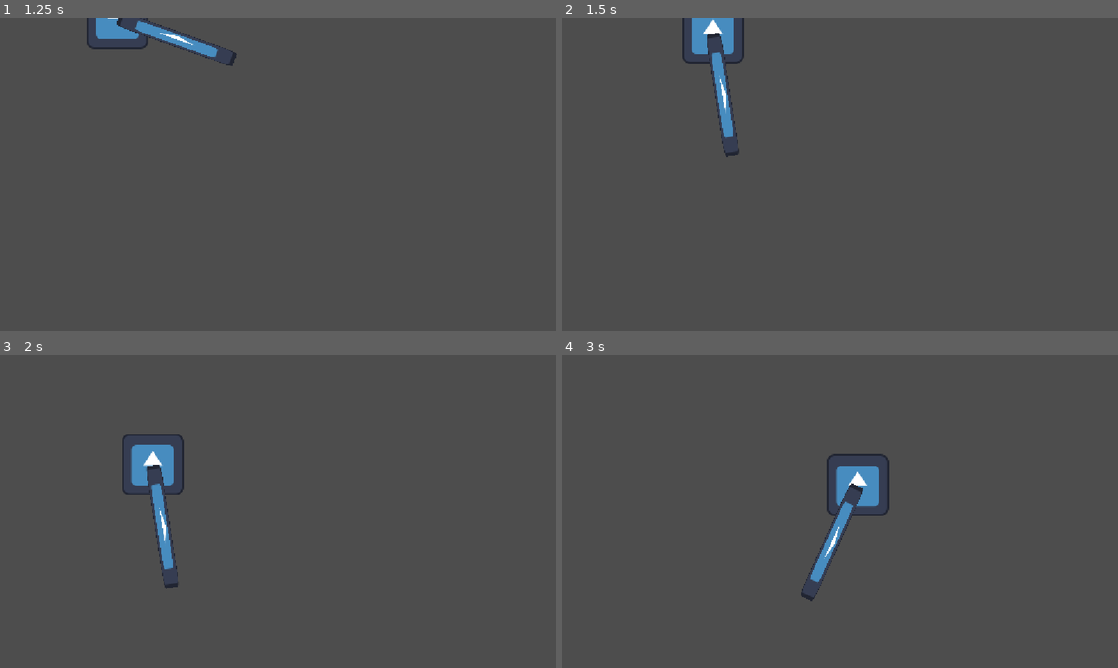
Above: before the commit, frames 1-4 (two rows, left to right).
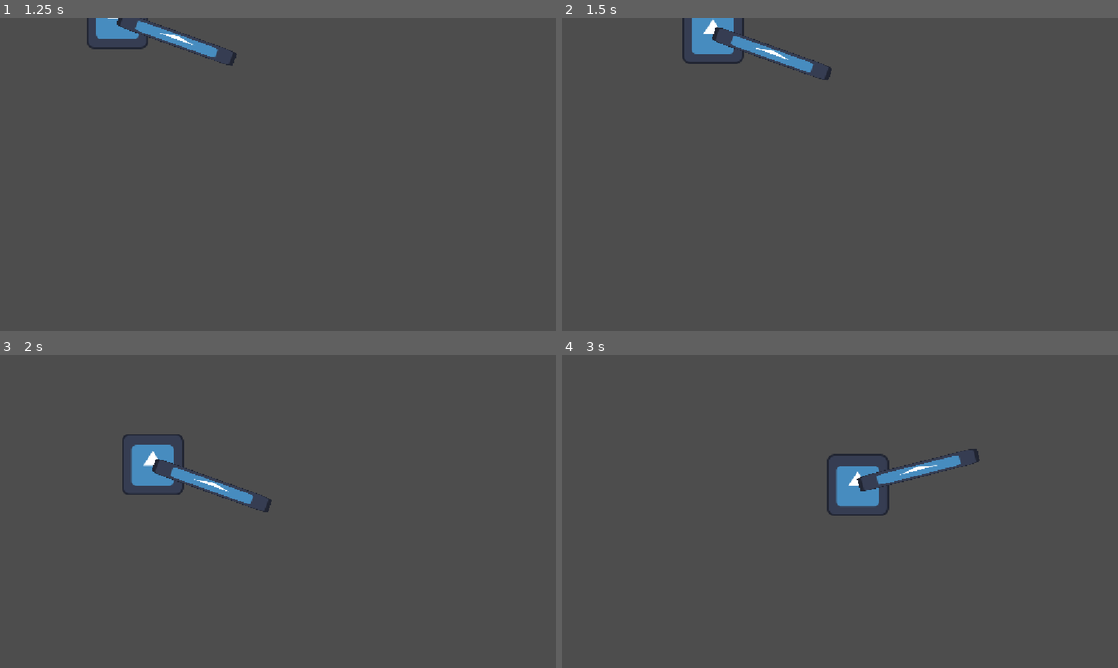
Above: after the commit, the same moments.

Repository: CplCanuck/mru-hacks-2026
Game: Godot game, scene res://assets/objects/player.tscn
The game is run twice, just before and just after one commit, with the same random seed, the same clock (stepped at 60 frames per second) and the same inputs. This scene is started directly instead of the project's main scene. The engine's default icon, where the game draws it, is replaced by a stand-in: a white triangle on a blue panel in a dark square.
Inputs (mouse positions are in pixels of both pictures, inside the frame that each line leads up to):
- Up to frame 1 (1.25 s): tap Enter at 0.5 s; move the mouse to (400, 158) at 0.52 s; hold D (right) from 0.53 s (still down); click (400, 158) at 0.6 s
- Up to frame 2 (1.5 s): move the mouse to (728, 190) at 1.27 s; release D (right) at 1.28 s; hold S (down) from 1.28 s (still down); click (728, 190) at 1.35 s
- Up to frame 3 (2 s): keep holding S (down)
- Up to frame 4 (3 s): move the mouse to (895, 442) at 2.02 s; release S (down) at 2.03 s; hold D (right) 2.03-2.78 s; click (895, 442) at 2.1 s; move the mouse to (812, 574) at 2.77 s; hold W (up) from 2.78 s (still down); click (812, 574) at 2.85 s

Frame 1 is identical in both runs. In frame 2, 1.4% of the frame differs, in the area x 26-49%, y 2-45%; in frame 3, 1.4%; in frame 4, 1.5%, in the area x 43-76%, y 30-79%.

Commit message:
Add Attack Cooldown

Diff:
--- a/assets/objects/player.gd
+++ b/assets/objects/player.gd
@@ -3,8 +3,11 @@
 @export var max_speed = 400.0
 @export var acceleration = 2000.0
 @export var friction = 1500.0
+@export var attack_cooldown_value = 1
 
 @onready var attack_pivot: Marker2D = $"Attack Pivot"
+@onready var attack_cooldown: Timer = $"Attack Cooldown"
+
 
 func _process(_delta: float) -> void:
 	handle_attack_click()
@@ -12,6 +15,8 @@
 func _physics_process(delta: float) -> void:
 	handle_movement(delta)
 	move_and_slide()
+
+
 
 func handle_movement(delta):
 	var input_direction = Input.get_vector("left", "right", "up", "down")
@@ -22,9 +27,12 @@
 		velocity = velocity.move_toward(Vector2.ZERO, friction * delta)
 
 func handle_attack_click():
-	if Input.is_action_just_pressed("attack"):
+	if Input.is_action_just_pressed("attack") && attack_cooldown.is_stopped():
+		# start attack cooldown timer
+		attack_cooldown.start(attack_cooldown_value)
+
 		# set attack direction
 		attack_pivot.rotation = global_position.direction_to(get_global_mouse_position()).angle()
+
 		# trigger attack animation
-		pass
-	pass
+		#trigger code here
--- a/assets/objects/player.tscn
+++ b/assets/objects/player.tscn
@@ -16,6 +16,9 @@
 [node name="Icon" type="Sprite2D" parent="." unique_id=1374197492]
 texture = ExtResource("1_ikdab")
 
+[node name="Attack Cooldown" type="Timer" parent="." unique_id=1614825696]
+one_shot = true
+
 [node name="Attack Pivot" type="Marker2D" parent="." unique_id=1688328193]
 
 [node name="Sprite2D" type="Sprite2D" parent="Attack Pivot" unique_id=693191814]
